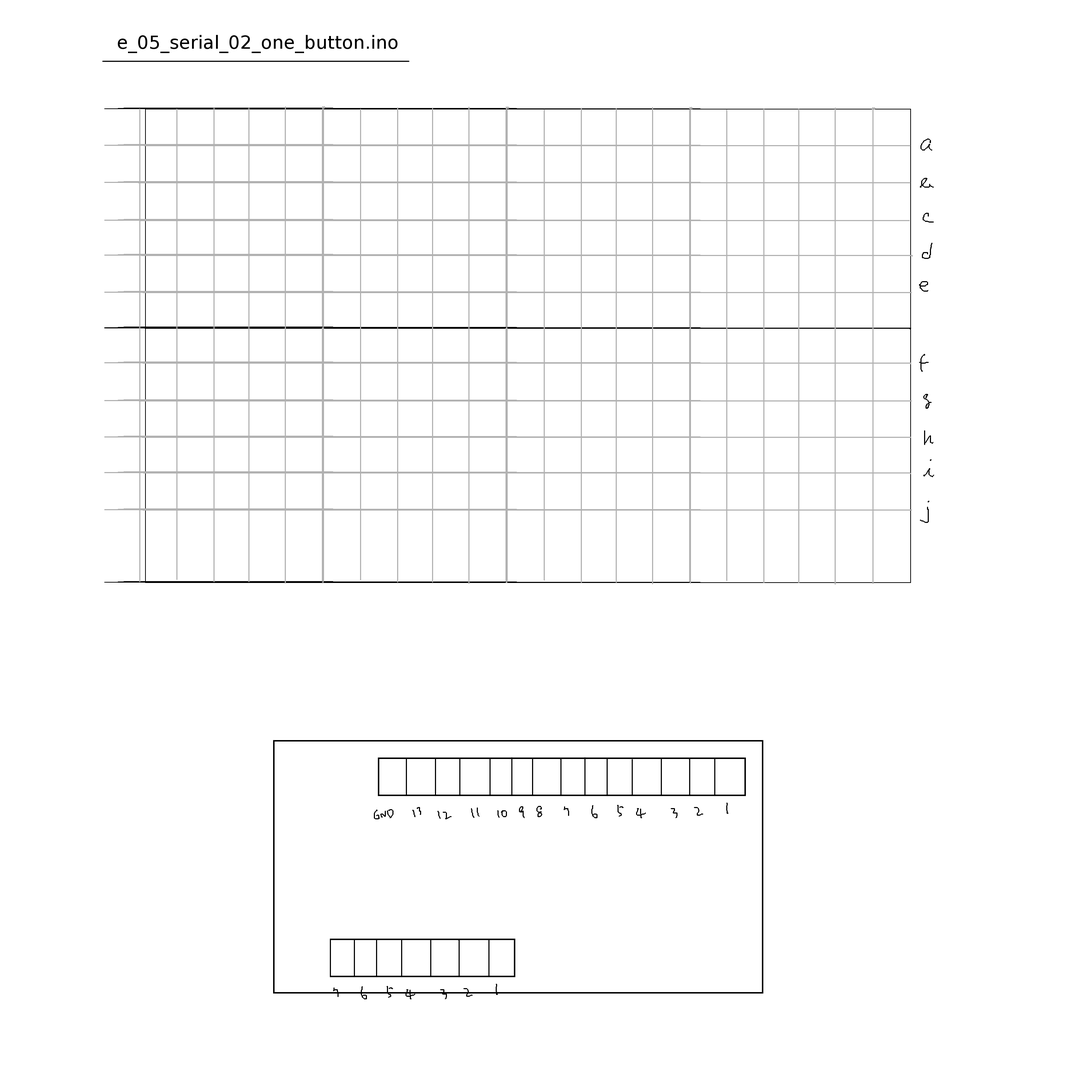
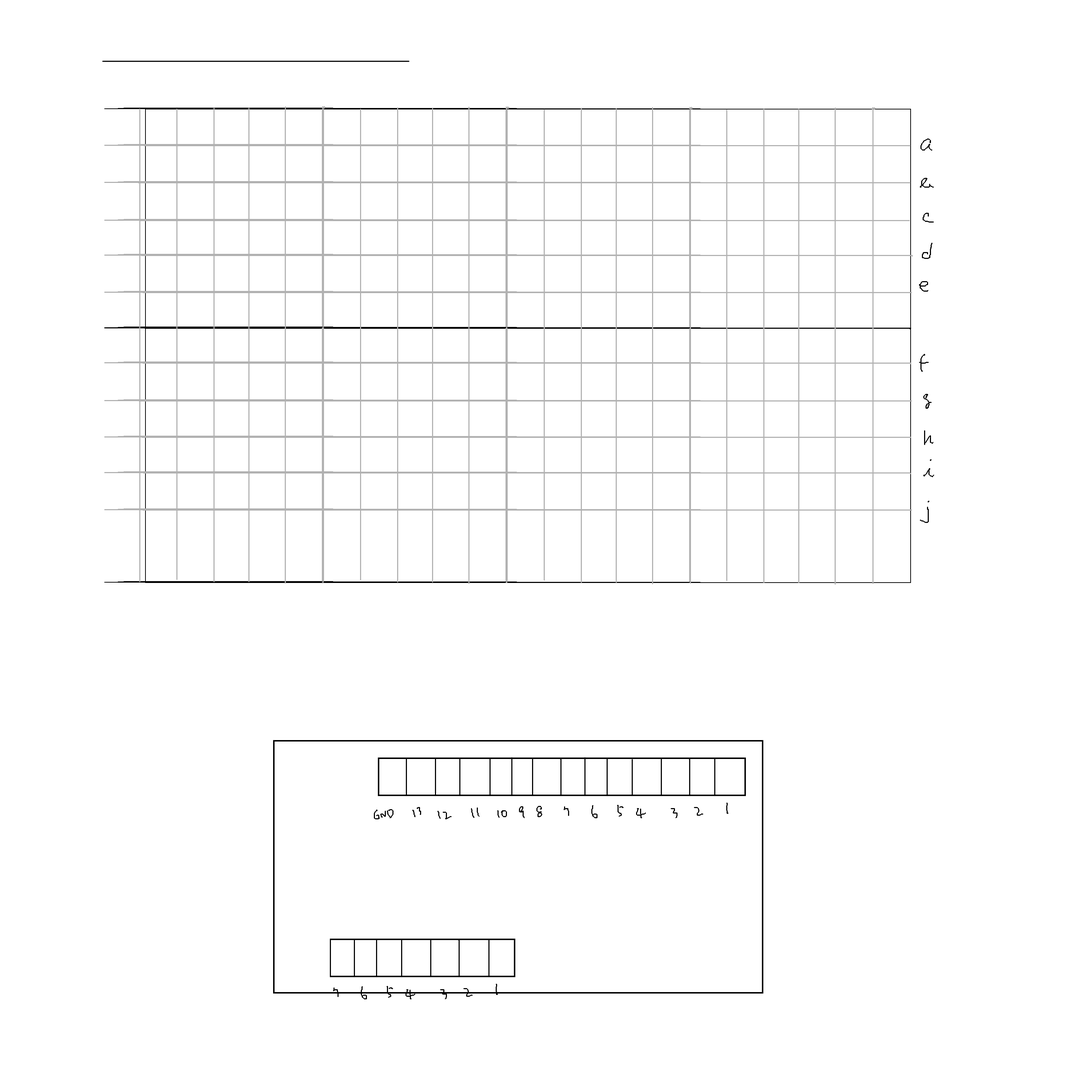
The second 1091 × 1091 image is a revision of the first. Changes to its layers:
removed layer "e_05_serial_02_one_button.ino" over box(117, 34, 398, 54)
